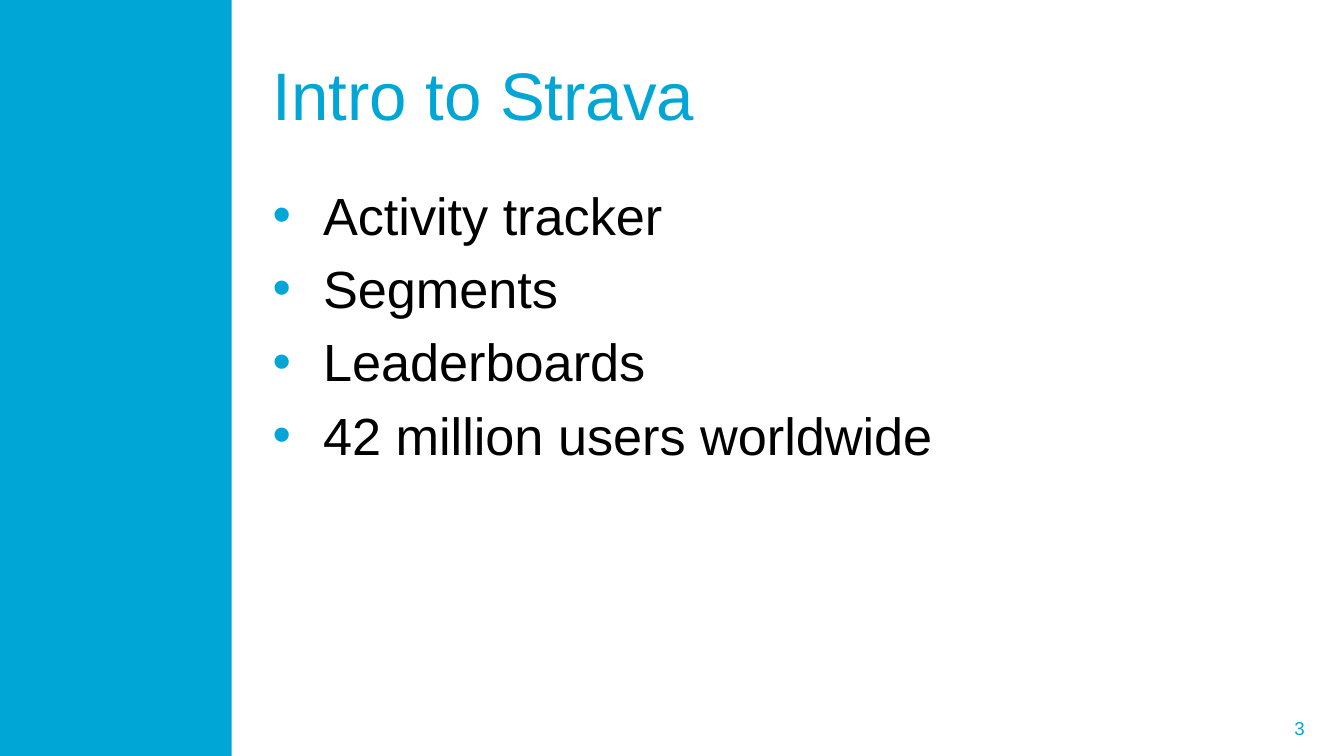
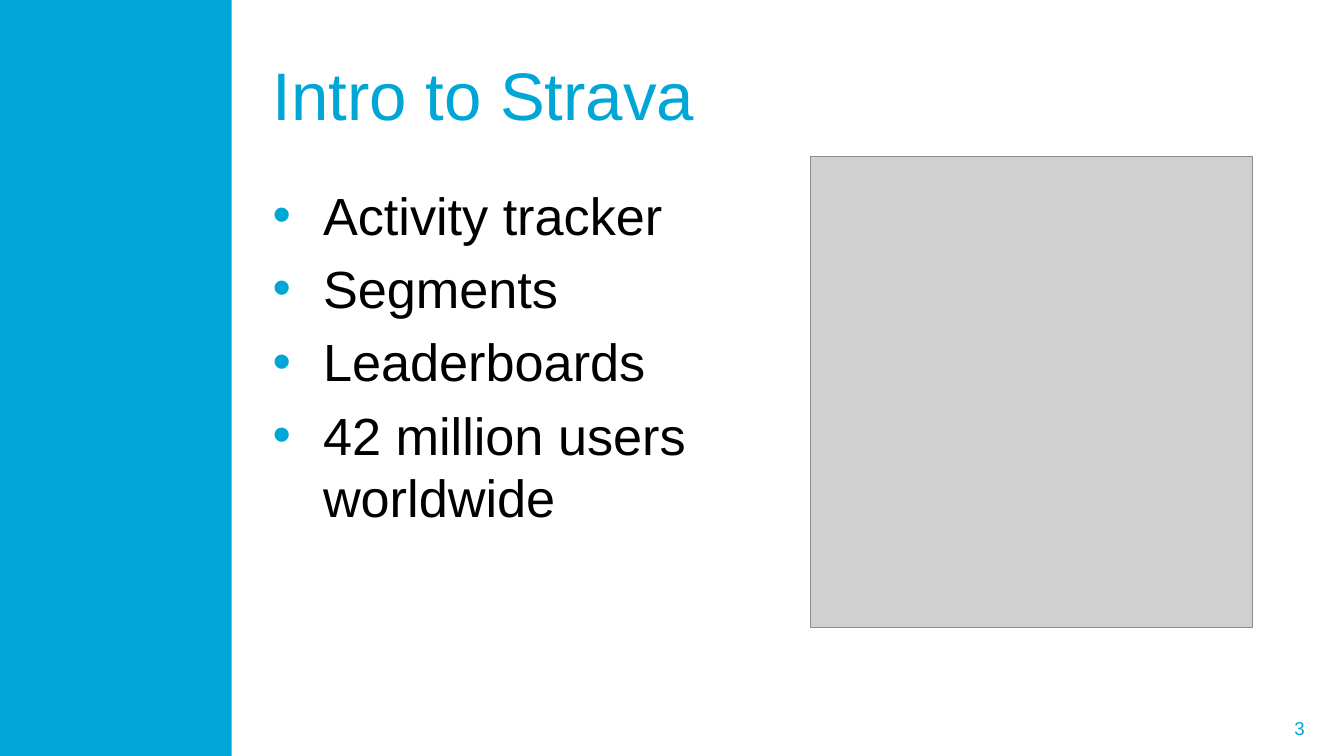
Before and after one commit to LMaiorano/StravaWeather, a slide deck: slide 3 of Documentation/Presentations/Midterm presentation DS7.pptx. Drawn at 1344x756 pixels with LibreOffice and Linux fonts; fonts in the diff are those of the drawing; grey boxes stand for pictures; background and template pictures are left out. Boxes give left, top, right and bottom in pixels: in the first picture for what was removed or moved away, otherwise in the second. Text is boxed around its words. In the diff, an @@ line names an element or a change of style, - is before the commit and + after.

```diff
--- a/Documentation/Presentations/Midterm presentation DS7.pptx
+++ b/Documentation/Presentations/Midterm presentation DS7.pptx
@@ text "Activity tracker" rewrapped from <box>323,197,932,456</box> to <box>323,197,686,518</box> @@
@@ picture added at <box>810,156,1253,628</box> @@
```
Also in this commit, not shown: 4 other slides changed.
